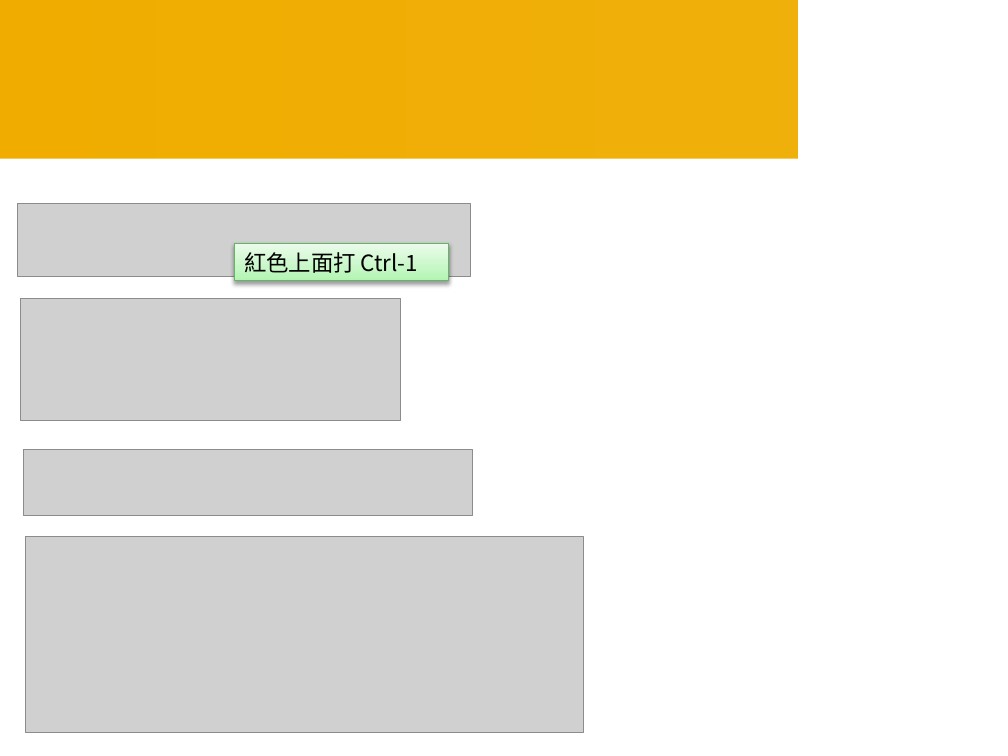
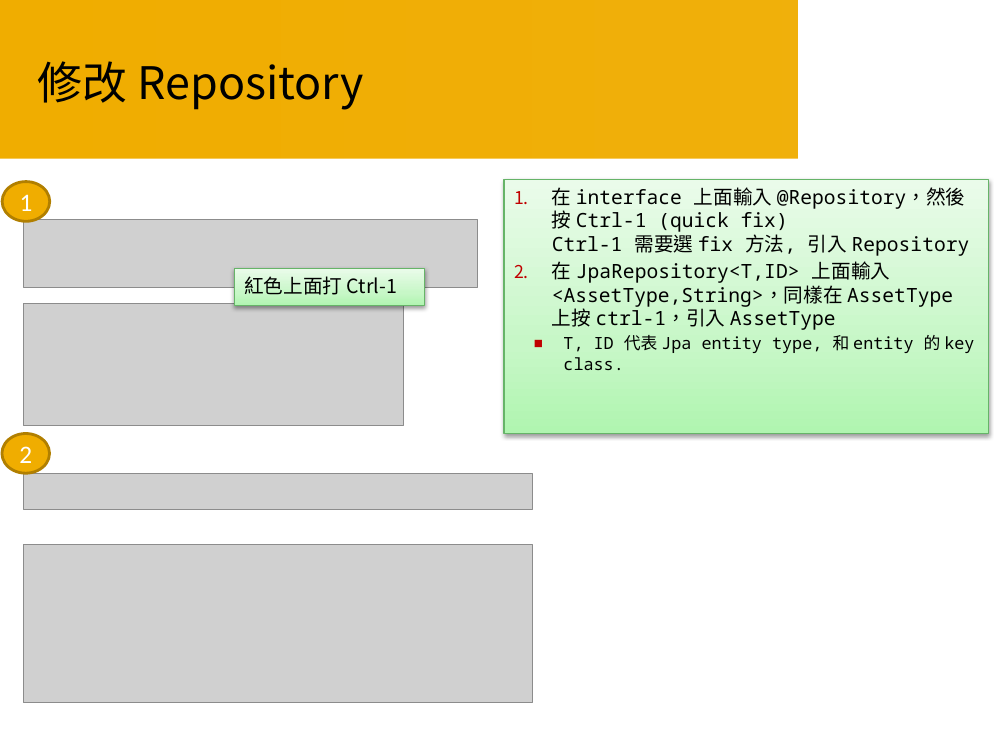
Before and after one commit to Smoker21/Course, a slide deck: slide 35 of Course05/Java Course 05.pptx. Drawn at 1008x756 pixels with LibreOffice and Linux fonts; fonts in the diff are those of the drawing; grey boxes stand for pictures; background and template pictures are left out. Boxes give left, top, right and bottom in pixels: in the first picture for what was removed or moved away, otherwise in the second. Text is boxed around its words. In the diff, an @@ line names an element or a change of style, - is before the commit and + after.

```diff
--- a/Course05/Java Course 05.pptx
+++ b/Course05/Java Course 05.pptx
@@ title added at <box>38,61,364,110</box>, 32 pt, text #000000 @@
+修改 Repository
@@ rectangle added at <box>504,179,988,433</box>, fill gradient #B0F6B1 to #C8F8C8 to #E9FDE9, outline #67B569 0.75 pt, 14 pt, text #000000 @@
+1. 在 interface 上面輸入 @Repository，然後按 Ctrl-1 (quick fix)
+   Ctrl-1 需要選 fix 方法, 引入 Repository
+2. 在 JpaRepository<T,ID> 上面輸入 <AssetType,String>，同樣在 AssetType 上按 ctrl-1，引入 AssetType
+  ■ T, ID 代表 Jpa entity type, 和 entity 的 key class.
@@ ellipse added at <box>2,181,49,221</box>, fill #F0AD00, outline #B28000 2 pt, 18 pt, text #FFFFFF @@
+1
@@ picture: place and size @@
-picture at <box>18,204,471,276</box>
+picture at <box>23,220,478,287</box>
@@ rectangle "紅色上面打 Ctrl-1": place and size @@
-rectangle "紅色上面打 Ctrl-1" at <box>234,244,449,281</box>
+rectangle "紅色上面打 Ctrl-1" at <box>234,269,424,306</box>
@@ rectangle "紅色上面打 Ctrl-1" at <box>234,269,424,306</box>: size 16 to 14 pt @@
@@ picture: place and size @@
-picture at <box>21,298,401,420</box>
+picture at <box>23,303,403,425</box>
@@ ellipse added at <box>2,433,49,473</box>, fill #F0AD00, outline #B28000 2 pt, 18 pt, text #FFFFFF @@
+2
@@ picture: place and size @@
-picture at <box>23,450,472,515</box>
+picture at <box>23,473,532,509</box>
@@ picture: place and size @@
-picture at <box>25,536,583,732</box>
+picture at <box>23,544,532,703</box>
```
Also in this commit, not shown: 3 other slides changed, 6 slides added, 1 slide removed, 9 other files.
